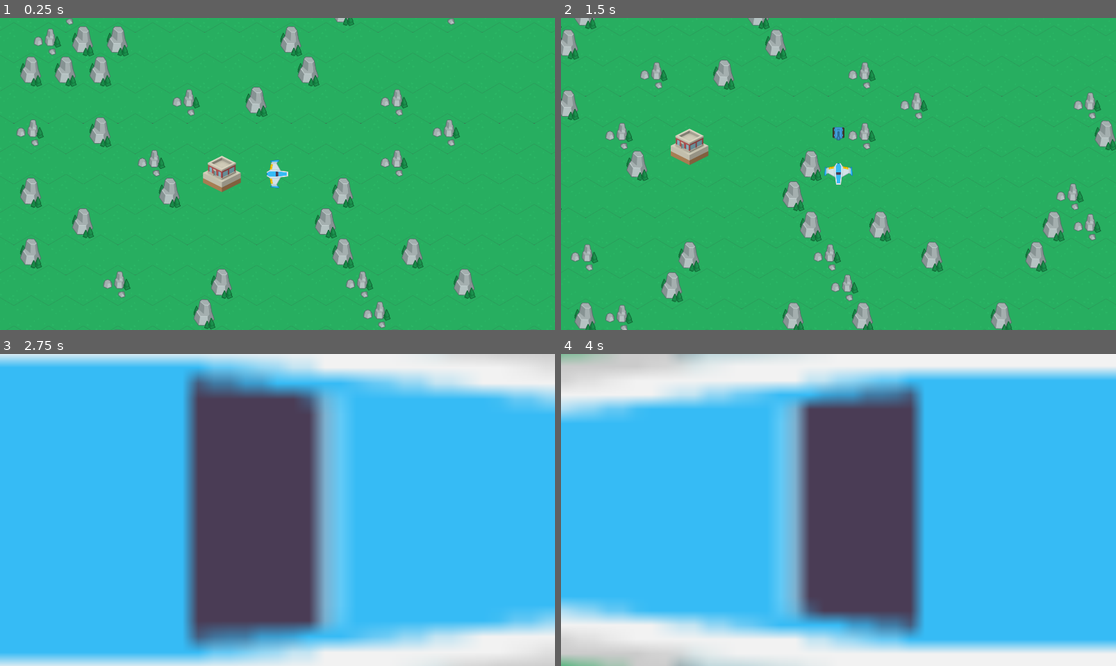
Above: before the commit, frames 1-4 (two rows, left to right).
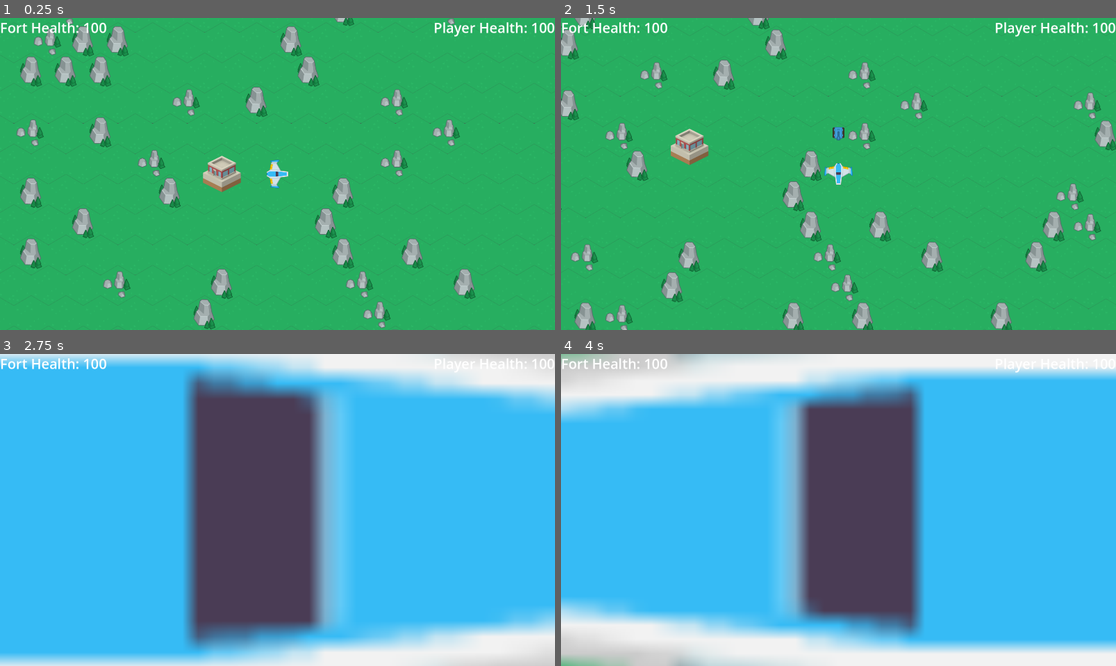
Above: after the commit, the same moments.

Repository: marleeeeeey/turret_commander
Game: Godot game, scene res://this/main.tscn
Same seed, same stepped clock (60 frames per second), same inputs: the game is played once before the commit and once after it.
Inputs (mouse positions are in pixels of both pictures, inside the frame that each line leads up to):
- Up to frame 1 (0.25 s): no input
- Up to frame 2 (1.5 s): tap Enter at 0.5 s; move the mouse to (960, 158) at 0.52 s; hold D (move_right) 0.53-1.28 s; tap Space (shoot) at 0.6 s; click (960, 158) at 0.67 s; move the mouse to (727, 189) at 1.27 s; hold S (move_down) from 1.28 s (still down); tap R (spawn_turret) at 1.35 s
- Up to frame 3 (2.75 s): move the mouse to (333, 441) at 2.02 s; release S (move_down) at 2.03 s; hold D (move_right) from 2.03 s (still down); hold Mouse wheel up (zoom_in) from 2.03 s (still down)
- Up to frame 4 (4 s): move the mouse to (810, 572) at 2.77 s; release D (move_right) at 2.78 s; release Mouse wheel up (zoom_in) at 2.78 s; hold Up (move_up) 2.78-3.53 s; tap Mouse wheel down (zoom_out) at 2.85 s; click (810, 572) at 2.92 s; move the mouse to (1005, 556) at 3.52 s; hold A (move_left) from 3.53 s (still down); tap Space (shoot) at 3.6 s

The runs differ from the first frame. In frame 1, 0.6% of the frame differs, in the area x 0-100%, y 1-7%; in frame 2, 0.6%; in frame 3, 0.3%; in frame 4, 0.3%.

Commit message:
Add common hud scene and display player and fort health.

Diff:
--- /dev/null
+++ b/common/scene_hud/hud.gd
@@ -0,0 +1,15 @@
+extends CanvasLayer
+
+
+func _ready() -> void:
+	# clear the labels
+	set_top_left_label("")
+	set_top_right_label("")
+
+
+func set_top_left_label(text: String) -> void:
+	$TopLeftLabel.text = text
+
+
+func set_top_right_label(text: String) -> void:
+	$TopRightLabel.text = text
--- /dev/null
+++ b/common/scene_hud/hud.tscn
@@ -0,0 +1,24 @@
+[gd_scene load_steps=2 format=3 uid="uid://k0iqhecd5qlb"]
+
+[ext_resource type="Script" path="res://common/scene_hud/hud.gd" id="1_a6sjh"]
+
+[node name="Hud" type="CanvasLayer"]
+script = ExtResource("1_a6sjh")
+
+[node name="TopLeftLabel" type="Label" parent="."]
+offset_right = 40.0
+offset_bottom = 23.0
+size_flags_horizontal = 4
+theme_override_font_sizes/font_size = 48
+text = "DEBUG"
+
+[node name="TopRightLabel" type="Label" parent="."]
+anchors_preset = 1
+anchor_left = 1.0
+anchor_right = 1.0
+offset_left = -40.0
+offset_bottom = 23.0
+grow_horizontal = 0
+size_flags_horizontal = 4
+theme_override_font_sizes/font_size = 48
+text = "DEBUG"
--- a/common/scene_pause_message/pause_message.gd
+++ b/common/scene_pause_message/pause_message.gd
@@ -10,6 +10,7 @@
 func _ready() -> void:
 	hide()
 	process_mode = Node.PROCESS_MODE_DISABLED
+	layer = 2  # on top of everything (0 is the lowest layer, 1 is the default layer for HUDs)
 
 
 func _process(delta: float) -> void:
@@ -24,7 +25,8 @@
 
 
 func show_text(text) -> void:
-	$Label.text = text
+	$CenterLabel.text = text
+	$CenterLabel.show()
 	process_mode = Node.PROCESS_MODE_ALWAYS
 	show()
 	get_tree().paused = true
@@ -32,6 +34,7 @@
 
 func _end_pause() -> void:
 	$AnimationPlayer.play("end_pause")
+	$CenterLabel.hide()
 
 
 func _on_animation_player_animation_finished(anim_name: StringName) -> void:
--- a/common/scene_pause_message/pause_message.tscn
+++ b/common/scene_pause_message/pause_message.tscn
@@ -19,6 +19,22 @@
 "values": [Color(1, 1, 1, 1)]
 }
 
+[sub_resource type="Animation" id="Animation_hwr4a"]
+resource_name = "end_pause"
+length = 0.5
+tracks/0/type = "value"
+tracks/0/imported = false
+tracks/0/enabled = true
+tracks/0/path = NodePath("ColorRect:color")
+tracks/0/interp = 1
+tracks/0/loop_wrap = true
+tracks/0/keys = {
+"times": PackedFloat32Array(0, 0.5),
+"transitions": PackedFloat32Array(1, 1),
+"update": 0,
+"values": [Color(1, 1, 1, 1), Color(1, 1, 1, 0)]
+}
+
 [sub_resource type="Animation" id="Animation_e0kx6"]
 resource_name = "start_pause"
 length = 0.5
@@ -35,22 +51,6 @@
 "values": [Color(1, 1, 1, 0), Color(1, 1, 1, 1)]
 }
 
-[sub_resource type="Animation" id="Animation_hwr4a"]
-resource_name = "end_pause"
-length = 0.5
-tracks/0/type = "value"
-tracks/0/imported = false
-tracks/0/enabled = true
-tracks/0/path = NodePath("ColorRect:color")
-tracks/0/interp = 1
-tracks/0/loop_wrap = true
-tracks/0/keys = {
-"times": PackedFloat32Array(0, 0.5),
-"transitions": PackedFloat32Array(1, 1),
-"update": 0,
-"values": [Color(1, 1, 1, 1), Color(1, 1, 1, 0)]
-}
-
 [sub_resource type="AnimationLibrary" id="AnimationLibrary_43kcs"]
 _data = {
 "RESET": SubResource("Animation_n5dwp"),
@@ -59,7 +59,6 @@
 }
 
 [node name="PausePanel" type="CanvasLayer"]
-process_mode = 2
 script = ExtResource("1_oxt5s")
 
 [node name="ColorRect" type="ColorRect" parent="."]
@@ -70,7 +69,7 @@
 grow_horizontal = 2
 grow_vertical = 2
 
-[node name="Label" type="Label" parent="."]
+[node name="CenterLabel" type="Label" parent="."]
 anchors_preset = 8
 anchor_left = 0.5
 anchor_top = 0.5
--- a/this/game_logic.gd
+++ b/this/game_logic.gd
@@ -7,6 +7,8 @@
 
 func _ready() -> void:
 	$EnemySpawnTimer.start()
+	_set_fort_health(100)
+	_set_player_health(100)
 
 
 func _on_enemy_spawn_timer_timeout() -> void:
@@ -27,11 +29,21 @@
 
 func _on_fort_area_health_changed(health: int) -> void:
 	print("Fort area health changed to: ", health)
+	_set_fort_health(health)
 	if health <= 0:
 		_game_over()
 
 
 func _on_player_health_changed(health: int) -> void:
 	print("Player health changed to: ", health)
+	_set_player_health(health)
 	if health <= 0:
 		_game_over()
+
+
+func _set_fort_health(health: int) -> void:
+	$Hud.set_top_left_label("Fort Health: " + str(health))
+
+
+func _set_player_health(health: int) -> void:
+	$Hud.set_top_right_label("Player Health: " + str(health))
--- a/this/game_logic.tscn
+++ b/this/game_logic.tscn
@@ -1,10 +1,11 @@
-[gd_scene load_steps=8 format=3 uid="uid://b67oscc0ioutd"]
+[gd_scene load_steps=9 format=3 uid="uid://b67oscc0ioutd"]
 
 [ext_resource type="TileSet" uid="uid://bfkbmxyjcolwx" path="res://common/tileset_hex_001_120x140/hex_tileset.tres" id="1_dmaow"]
 [ext_resource type="Script" path="res://this/game_logic.gd" id="1_igv47"]
 [ext_resource type="PackedScene" uid="uid://d2g2bwx2n8kj" path="res://common/scene_player/player.tscn" id="2_3eod7"]
 [ext_resource type="PackedScene" uid="uid://b7c30j4ac0y6r" path="res://common/scene_enemy/enemy.tscn" id="2_a1sv6"]
 [ext_resource type="PackedScene" uid="uid://coewrbeqswdp1" path="res://common/scene_fort/fort.tscn" id="5_1d4jx"]
+[ext_resource type="PackedScene" uid="uid://k0iqhecd5qlb" path="res://common/scene_hud/hud.tscn" id="6_m0ryv"]
 
 [sub_resource type="Curve2D" id="Curve2D_xcn7q"]
 _data = {
@@ -45,6 +46,8 @@
 
 [node name="Fort" parent="." instance=ExtResource("5_1d4jx")]
 
+[node name="Hud" parent="." instance=ExtResource("6_m0ryv")]
+
 [connection signal="timeout" from="EnemySpawnTimer" to="." method="_on_enemy_spawn_timer_timeout"]
 [connection signal="health_changed" from="NavigationRegion2D/Player" to="." method="_on_player_health_changed"]
 [connection signal="health_changed" from="Fort" to="." method="_on_fort_area_health_changed"]
Not shown, changed: README.md
